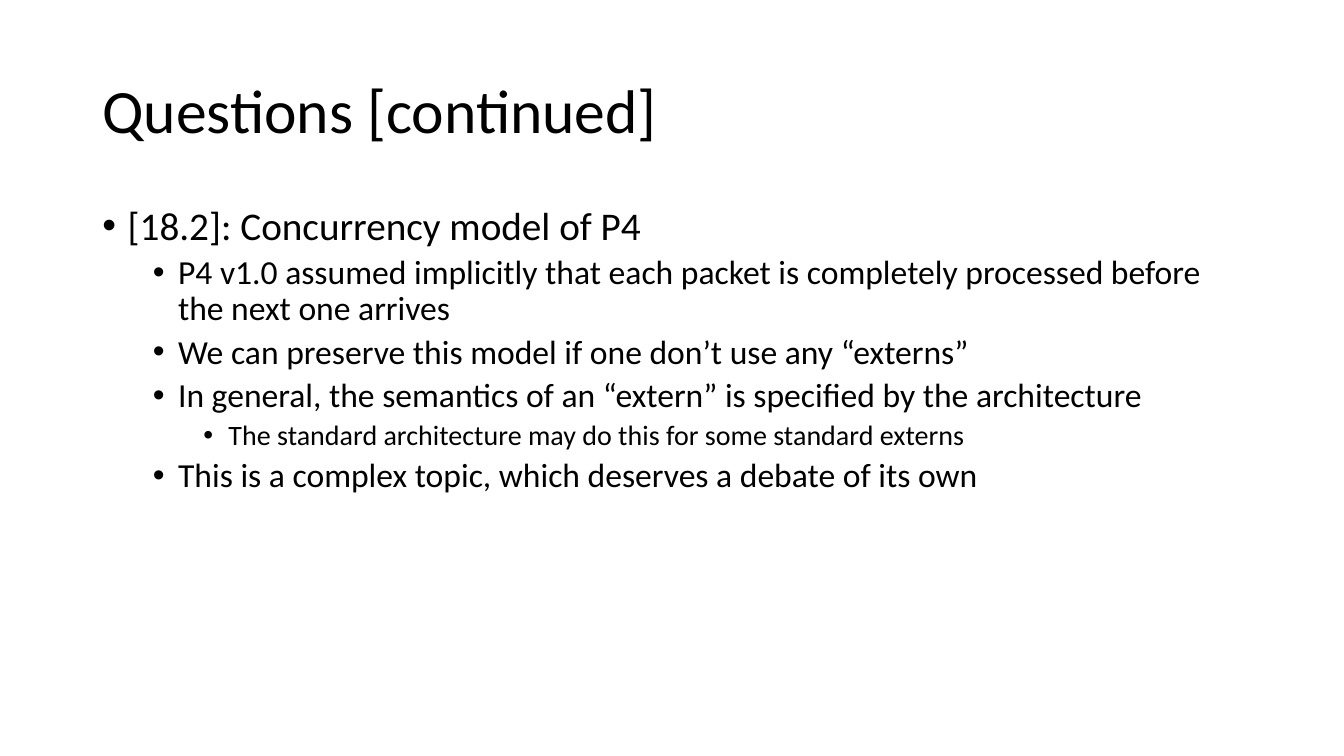
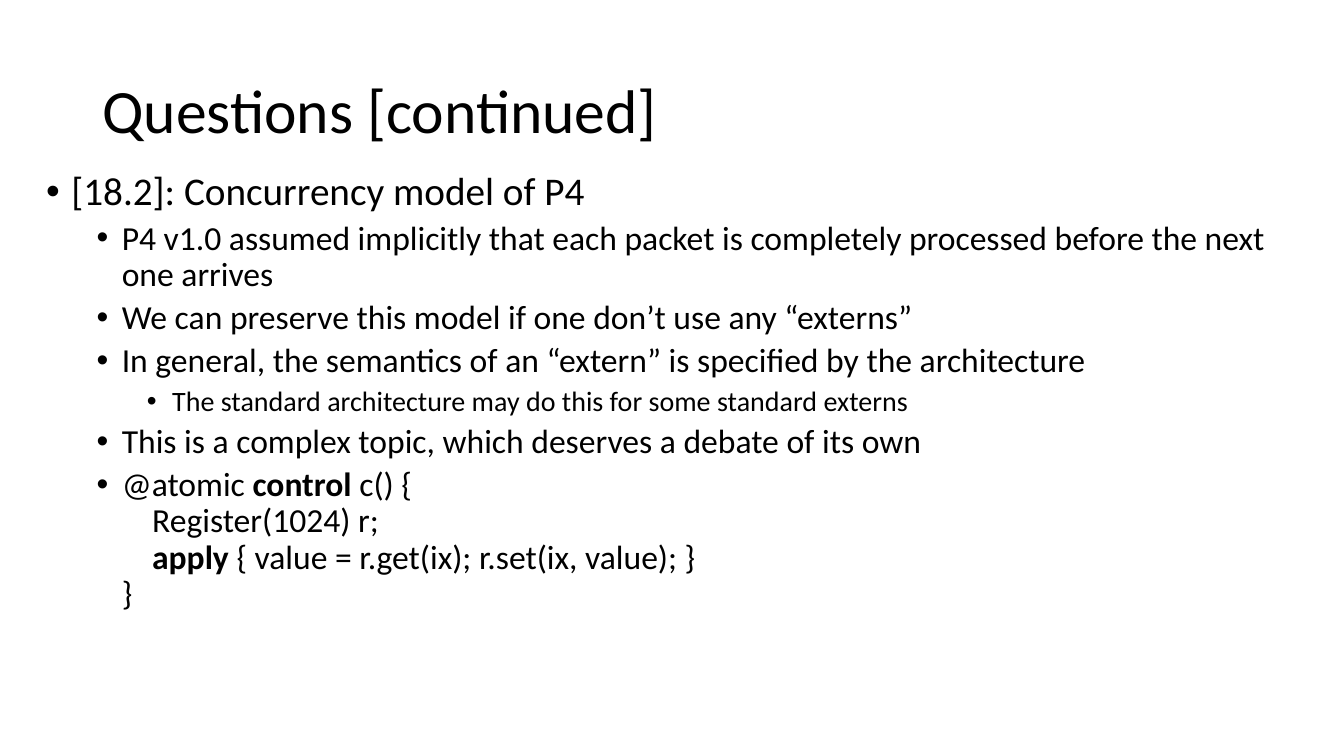
Before and after one commit to p4lang/p4-spec, a slide deck: slide 12 of v1.2/spec/v12-discussion.pptx. Drawn at 1344x756 pixels with LibreOffice and Linux fonts; fonts in the diff are those of the drawing. Boxes give left, top, right and bottom in pixels: in the first picture for what was removed or moved away, otherwise in the second. Text is boxed around its words. In the diff, an @@ line names an element or a change of style, - is before the commit and + after.

```diff
--- a/v1.2/spec/v12-discussion.pptx
+++ b/v1.2/spec/v12-discussion.pptx
@@ text "[18.2]: Concurrency model of P4": place and size @@
-text "[18.2]: Concurrency model of P4" at bbox=[128, 211, 1200, 493]
+text "[18.2]: Concurrency model of P4" at bbox=[71, 176, 1265, 575]
@@ text at bbox=[122, 471, 677, 575]: paragraph added @@
+  • @atomic control c() {
+    Register(1024) r;
+    apply { value = r.get(ix); r.set(ix, value); }
+    }
```
Also in this commit, not shown: 6 other slides changed, 2 other files.
